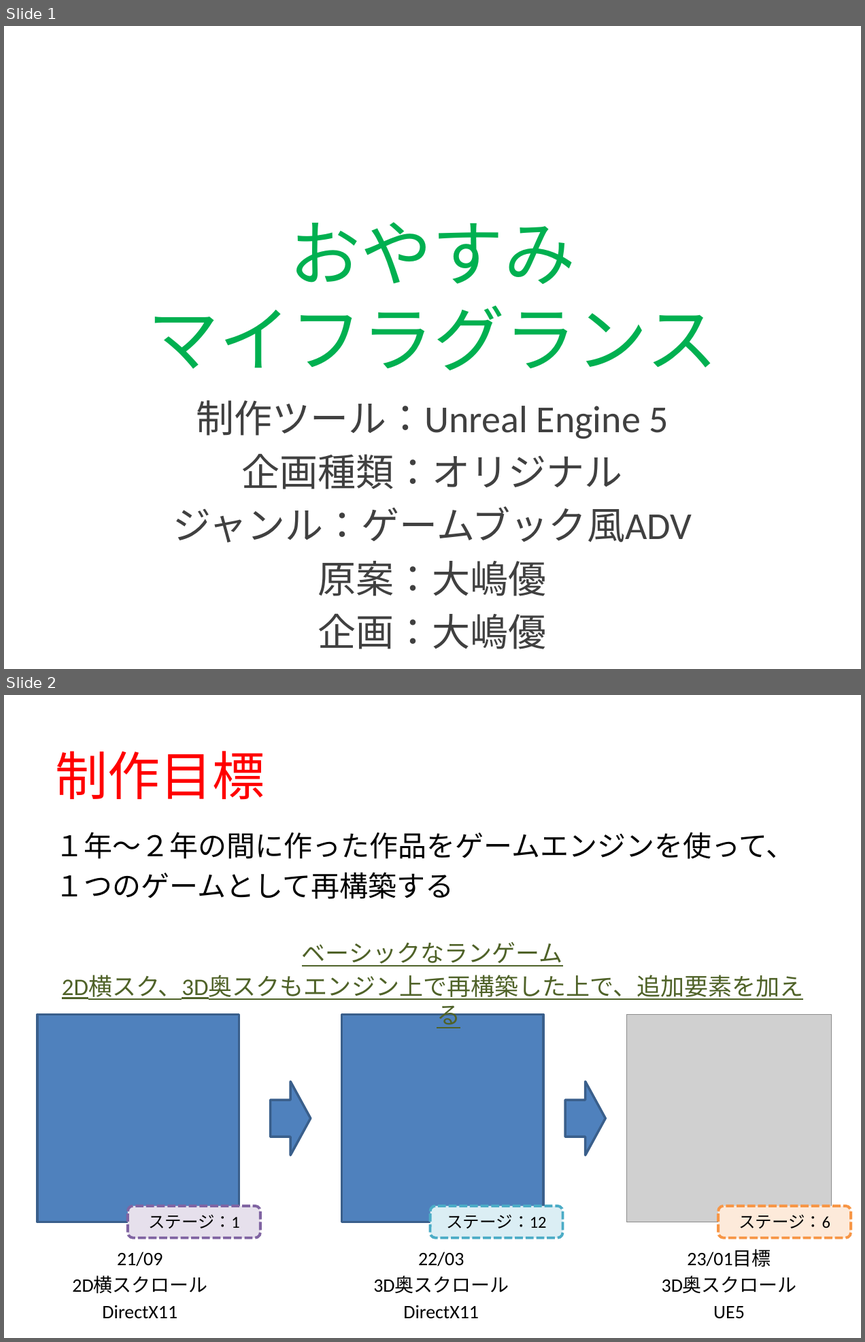
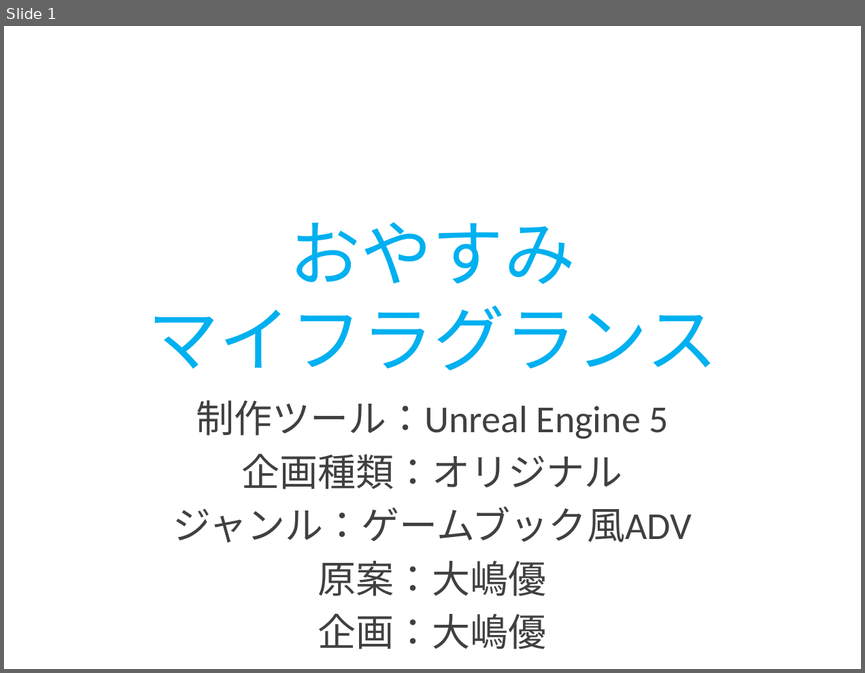
Before and after one commit to POCHOMKIN06/HF21, a slide deck: 企画書3.pptx. Shown one above the other, each under a label of ours: slides 1 and 2 before the commit, slide 1 after it. The pictures are 865x1342 and 865x673 pixels, drawn with LibreOffice and Linux fonts; fonts in the diff are those of the drawing; grey boxes stand for pictures. Boxes give left, top, right and bottom in pixels: in the first picture for what was removed or moved away, otherwise in the second. Text is boxed around its words. In the diff, an @@ line names an element or a change of style, - is before the commit and + after.

```diff
--- a/企画書3.pptx
+++ b/企画書3.pptx
@@ slide 2 removed at (4, 695, 861, 1338), background #FFFFFF @@
@@ title removed at (56, 751, 265, 800) @@
-制作目標
@@ text removed at (56, 832, 795, 899) @@
-１年～２年の間に作った作品をゲームエンジンを使って、
-１つのゲームとして再構築する
@@ text removed at (62, 942, 804, 1028) @@
-ベーシックなランゲーム
-2D横スク、3D奥スクもエンジン上で再構築した上で、追加要素を加える
@@ rounded rectangle removed at (127, 1206, 260, 1238) @@
-ステージ：1
@@ rounded rectangle removed at (430, 1206, 563, 1238) @@
-ステージ：12
@@ rounded rectangle removed at (718, 1206, 851, 1238) @@
-ステージ：6
@@ group removed at (37, 1015, 832, 1319): 3 texts, 2 rectangles, 2 right arrows, 1 picture @@
-21/09
-2D横スクロール
-DirectX11
-22/03
-3D奥スクロール
-DirectX11
-23/01目標
-3D奥スクロール
-UE5
@@ slide 1 changed as well @@
@@ title "おやすみ マイフラグランス" at (147, 222, 717, 370): text colour #00B050 to #00B0F0 @@
```
Also in this commit, not shown: 1 other slide changed, 4 slides added, 4 other slides removed, 26 other files.
